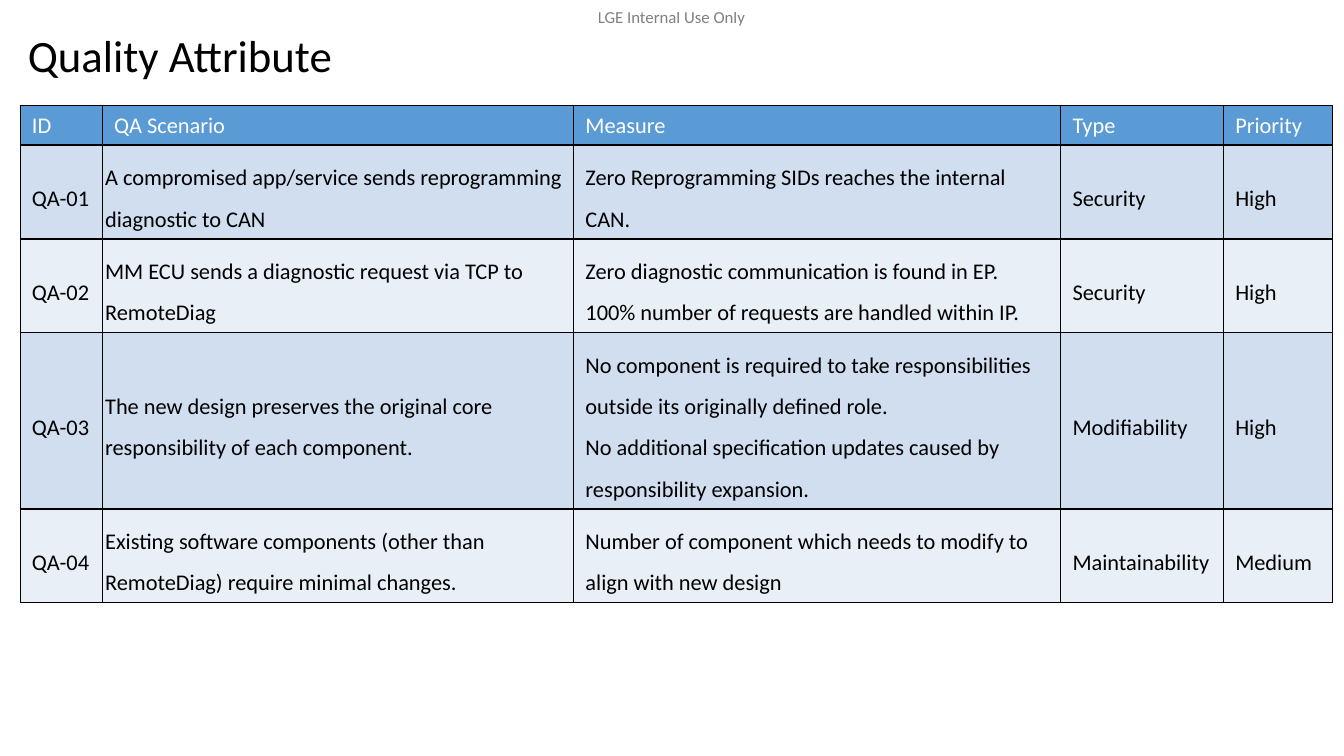
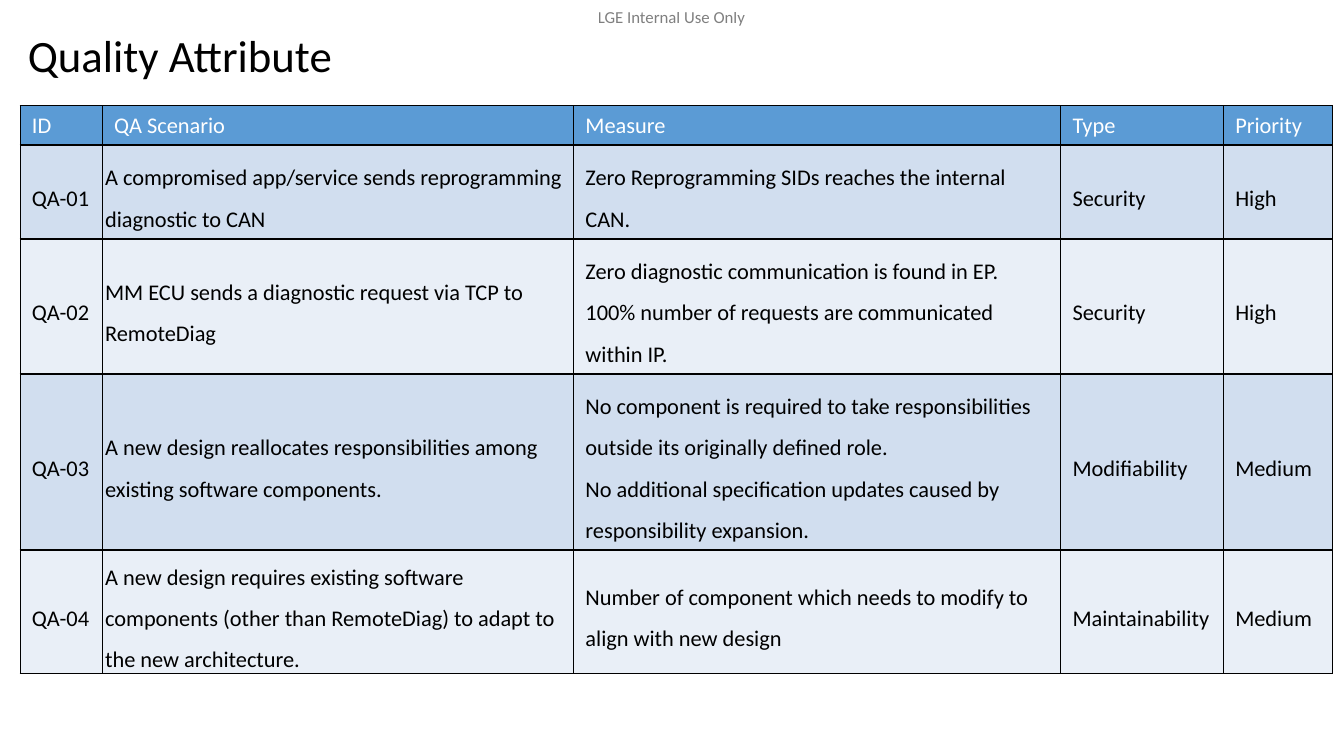
Before and after one commit to btqt/fe, a slide deck: slide 7 of design/FE_phi.vu_Design of Secure Remote Diag on Container Separation Architecture_3rd.pptx (slide 6 before the commit). Drawn at 1344x756 pixels with LibreOffice and Linux fonts; fonts in the diff are those of the drawing; background and template pictures are left out. Boxes give left, top, right and bottom in pixels: in the first picture for what was removed or moved away, otherwise in the second. Text is boxed around its words. In the diff, an @@ line names an element or a change of style, - is before the commit and + after.

```diff
--- a/design/FE_phi.vu_Design of Secure Remote Diag on Container Separation Architecture_3rd.pptx
+++ b/design/FE_phi.vu_Design of Secure Remote Diag on Container Separation Architecture_3rd.pptx
@@ table at [20,106,1333,671] @@
-row 3, column 3: Zero diagnostic communication is found in EP. 100% number of requests are handled within IP.
+row 3, column 3: Zero diagnostic communication is found in EP. 100% number of requests are communicated within IP.
-row 4, column 2: The new design preserves the original core responsibility of each component.
+row 4, column 2: A new design reallocates responsibilities among existing software components.
-row 4, column 5: High
+row 4, column 5: Medium
-row 5, column 2: Existing software components (other than RemoteDiag) require minimal changes.
+row 5, column 2: A new design requires existing software components (other than RemoteDiag) to adapt to the new architecture.
```
Also in this commit, not shown: 7 other slides changed, 1 slide added, 2 other files.
